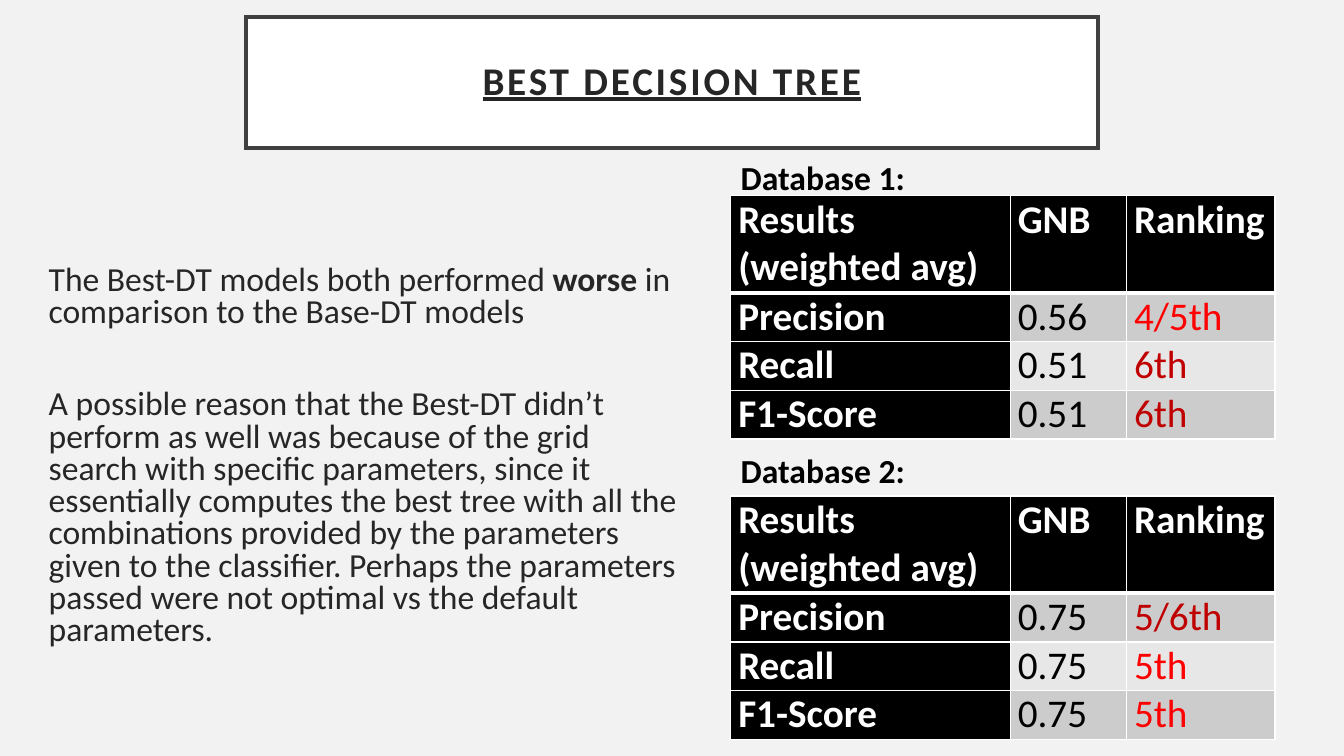
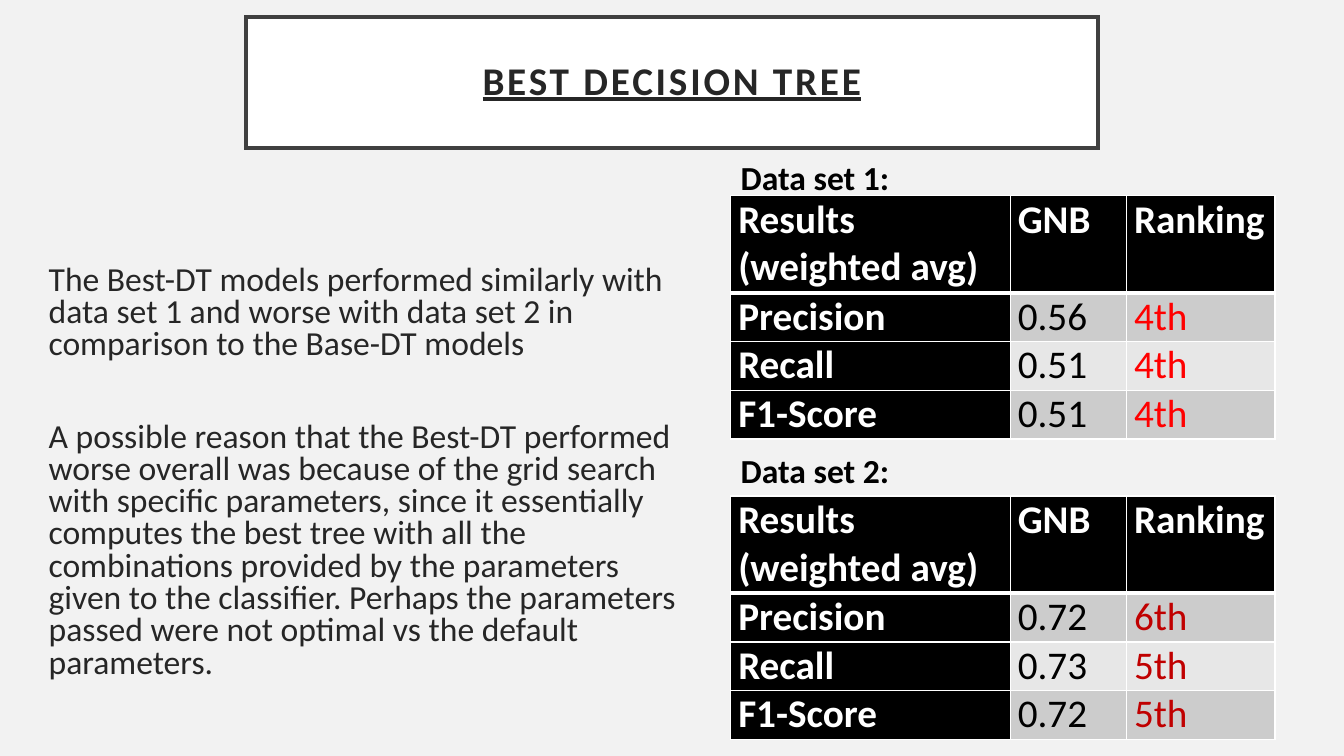
Before and after one commit to patnunes/COMP472, a slide deck: slide 9 of Result_Analysis.pptx. Drawn at 1344x756 pixels with LibreOffice and Linux fonts; fonts in the diff are those of the drawing. Boxes give left, top, right and bottom in pixels: in the first picture for what was removed or moved away, otherwise in the second. Text is boxed around its words. In the diff, an @@ line names an element or a change of style, - is before the commit and + after.

```diff
--- a/Result_Analysis.pptx
+++ b/Result_Analysis.pptx
@@ text at [741, 168, 889, 198]: text changed @@
-Database 1:
+Data set 1:
@@ table at [731, 196, 1274, 439] @@
-row 2, column 3: 4/5th
+row 2, column 3: 4th
-row 3, column 3: 6th
+row 3, column 3: 4th
-row 4, column 3: 6th
+row 4, column 3: 4th
@@ text at [49, 267, 675, 647]: text changed @@
-The Best-DT models both performed worse in comparison to the Base-DT models
-A possible reason that the Best-DT didn’t perform as well was because of the grid search with specific parameters, since it essentially computes the best tree with all the combinations provided by the parameters given to the classifier. Perhaps the parameters passed were not optimal vs the default parameters.
+The Best-DT models performed similarly with data set 1 and worse with data set 2 in comparison to the Base-DT models
+A possible reason that the Best-DT performed worse overall was because of the grid search with specific parameters, since it essentially computes the best tree with all the combinations provided by the parameters given to the classifier. Perhaps the parameters passed were not optimal vs the default parameters.
@@ text at [741, 461, 889, 484]: text changed @@
-Database 2:
+Data set 2:
@@ table at [731, 496, 1274, 739] @@
-row 2, column 2: 0.75
+row 2, column 2: 0.72
-row 2, column 3: 5/6th
+row 2, column 3: 6th
-row 3, column 2: 0.75
+row 3, column 2: 0.73
-row 4, column 2: 0.75
+row 4, column 2: 0.72
@@ text colour #FF0000 to #C00000 in "5th", "5th" @@
```
Also in this commit, not shown: 14 other slides changed, 2 other files.
